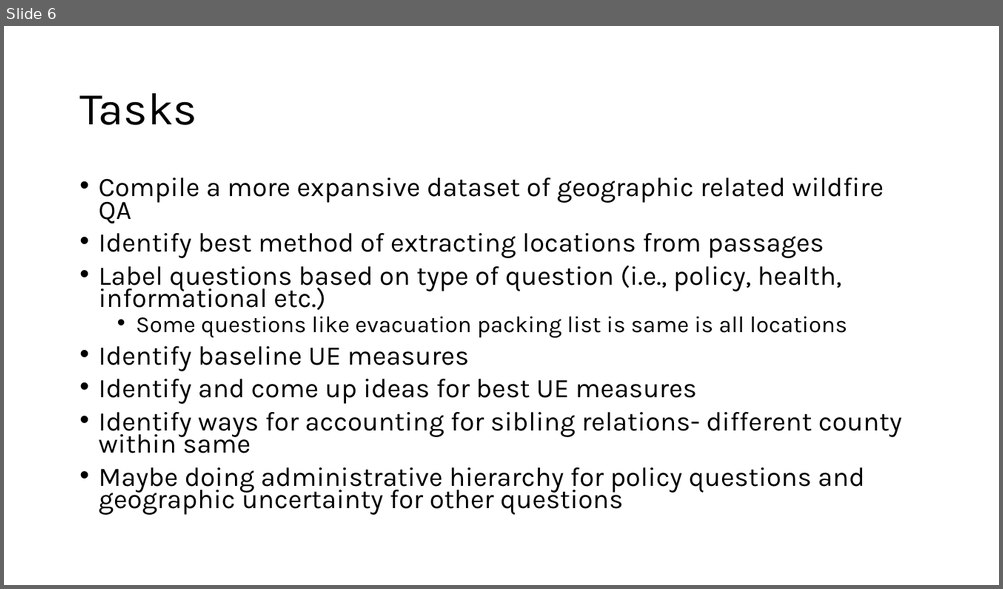
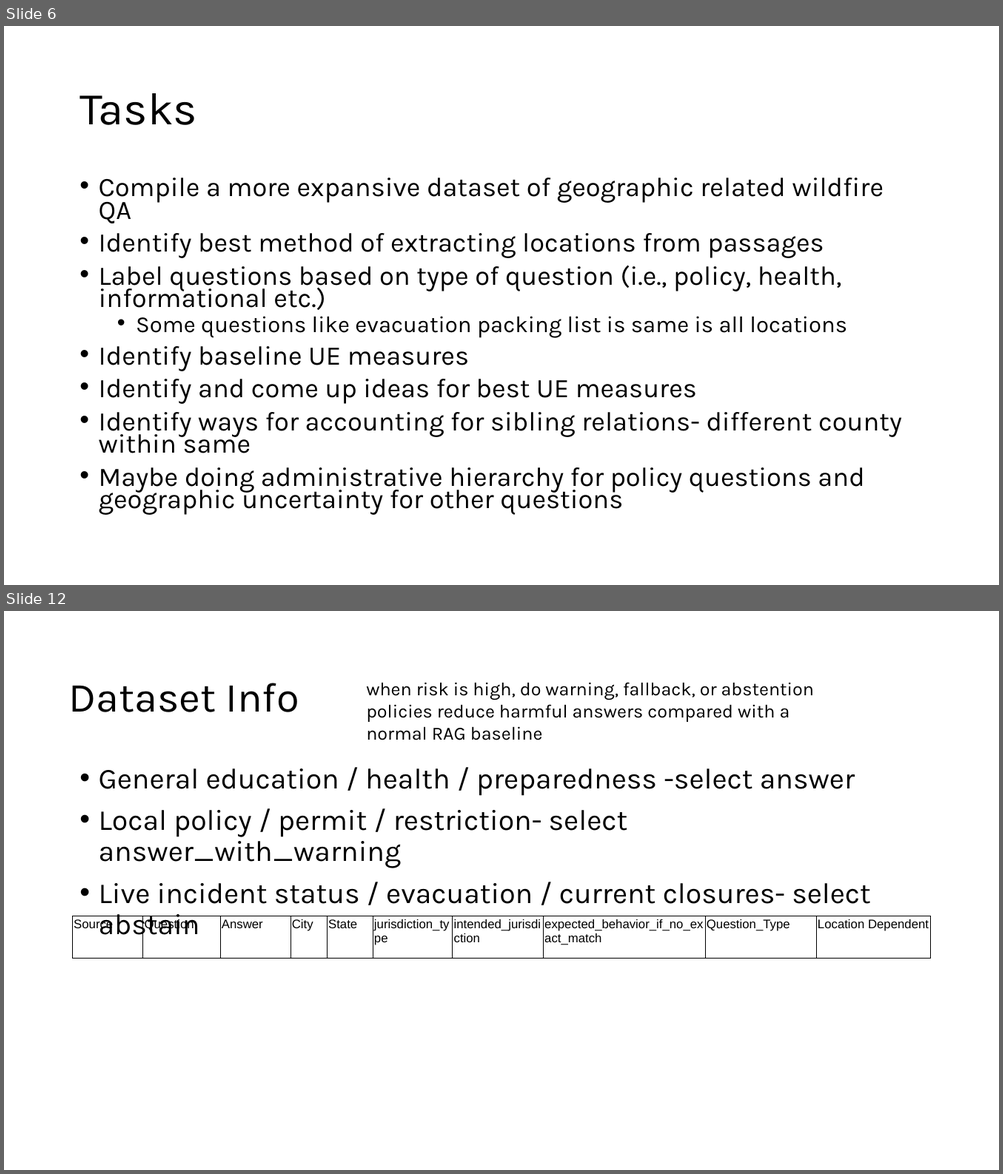
Before and after one commit to meenuravi18/wildfire_research_project, a slide deck: GeoRAG_ideas.pptx. Shown one above the other, each under a label of ours: slide 6 before the commit, slides 6 and 12 after it; the slides between them are not shown. The pictures are 1003x589 and 1003x1174 pixels, drawn with LibreOffice and Linux fonts; fonts in the diff are those of the drawing. Boxes give left, top, right and bottom in pixels: in the first picture for what was removed or moved away, otherwise in the second. Text is boxed around its words. In the diff, an @@ line names an element or a change of style, - is before the commit and + after.

```diff
--- a/GeoRAG_ideas.pptx
+++ b/GeoRAG_ideas.pptx
@@ slide 12 added at [4, 611, 999, 1170], background #FFFFFF @@
@@ text added at [69, 683, 299, 712], 40 pt, text #000000 @@
+Dataset Info
@@ text added at [366, 682, 814, 741], 18 pt, text #000000 @@
+when risk is high, do warning, fallback, or abstention policies reduce harmful answers compared with a normal RAG baseline
@@ text added at [99, 769, 871, 942], 28 pt, text #000000 @@
+• General education / health / preparedness -select answer
+• Local policy / permit / restriction- select answer_with_warning
+• Live incident status / evacuation / current closures- select abstain
@@ table added at [73, 916, 930, 958], 1 rows, 10 columns @@
+Source | Question | Answer | City | State | jurisdiction_type | intended_jurisdiction | expected_behavior_if_no_exact_match | Question_Type | Location Dependent
```
Also in this commit, not shown: 24 other slides added, 1 slide removed.
